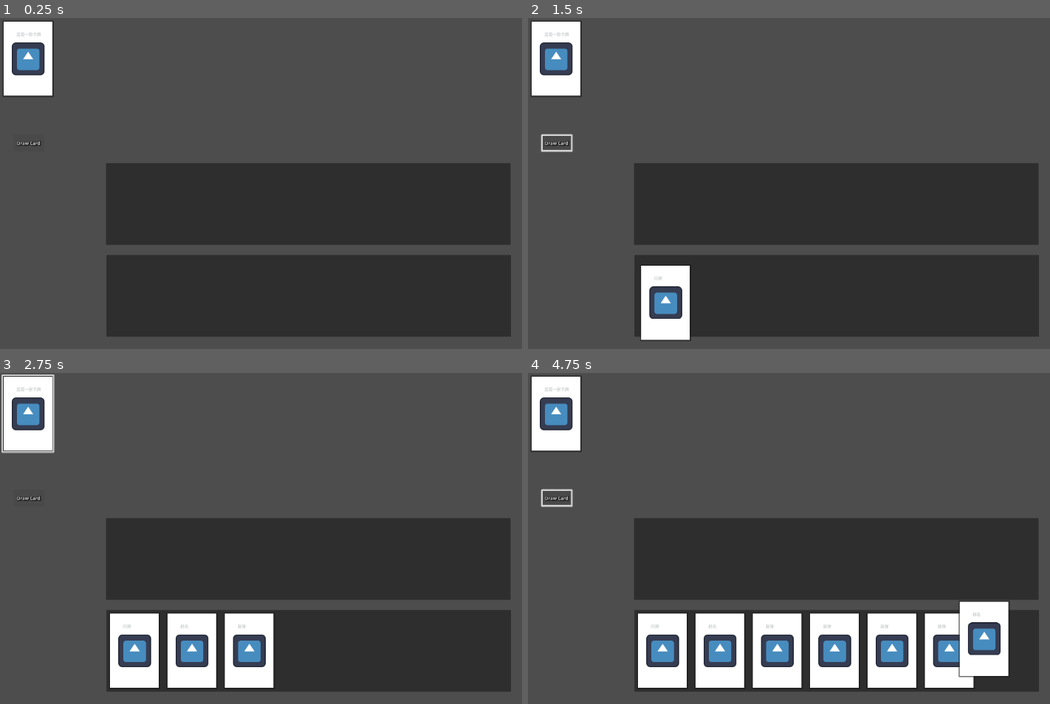
Above: before the commit, frames 1-4 (two rows, left to right).
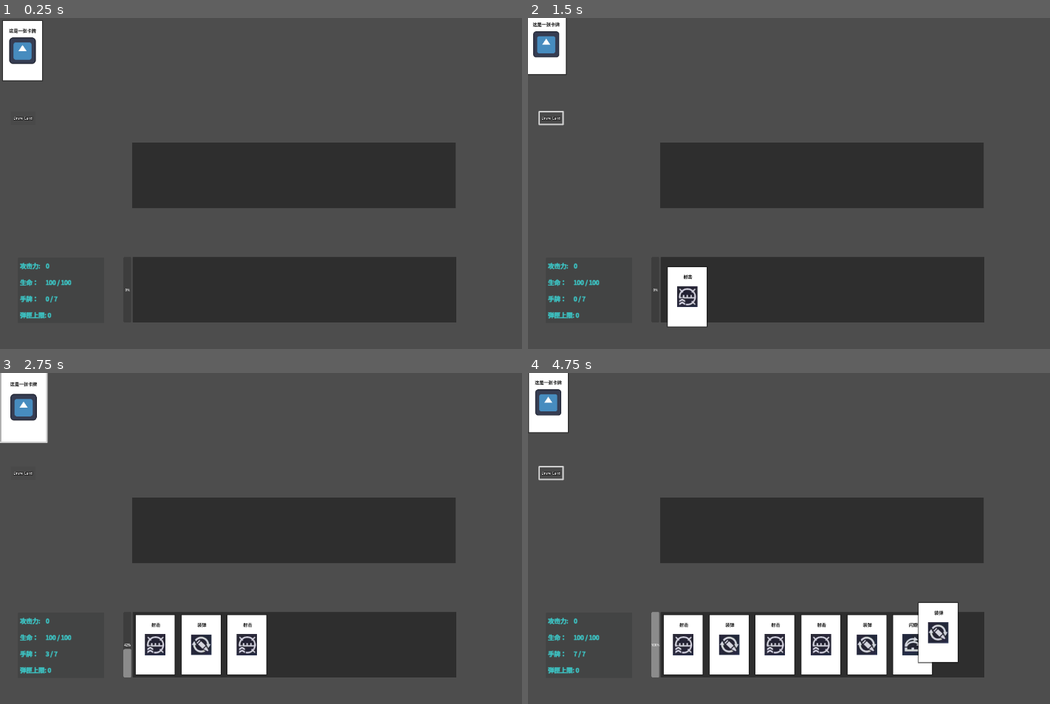
Above: after the commit, the same moments.

Repository: secondreich/Cards-of-Gun
Game: Godot game, scene res://main.tscn
The game is run twice, just before and just after one commit, with the same random seed, the same clock (stepped at 60 frames per second) and the same inputs. The engine's default icon, where the game draws it, is replaced by a stand-in: a white triangle on a blue panel in a dark square.
Inputs (mouse positions are in pixels of both pictures, inside the frame that each line leads up to; where the layout moved, square brackets give the same spot in the first picture):
- Up to frame 1 (0.25 s): no input
- Up to frame 2 (1.5 s): click (548, 51) [554, 57] at 0.5 s; click (548, 117) [559, 143] at 1.25 s
- Up to frame 3 (2.75 s): click (26, 412) at 2.02 s
- Up to frame 4 (4.75 s): click (548, 472) [559, 498] at 2.75 s; click (554, 412) at 3.52 s; click (548, 472) [559, 498] at 4.25 s

The runs differ from the first frame. In frame 1, 23% of the frame differs, in the area x 0-98%, y 0-97%; in frame 2, 25%; in frame 3, 26%; in frame 4, 32%.
Error before the commit: Invalid call. Nonexistent function 'add_card' in base 'Nil'. (res://Card/card.gd:57)
Error after the commit: Invalid call. Nonexistent function 'add_card' in base 'Nil'. (res://Card/card.gd:83)

Commit message:
更新可视化信息，卡牌选中变化

Diff:
--- a/Card/Card.tscn
+++ b/Card/Card.tscn
@@ -7,52 +7,51 @@
 [node name="Control" type="Control" node_paths=PackedStringArray("follow_target")]
 custom_minimum_size = Vector2(220, 320)
 layout_mode = 3
-anchor_right = 0.191
-anchor_bottom = 0.494
-offset_right = -0.0320129
-offset_bottom = -0.112
+anchor_right = 0.19097224
+anchor_bottom = 0.49382716
+offset_right = -1.5258789e-05
 grow_horizontal = 2
 grow_vertical = 2
 script = ExtResource("1_21rx5")
 follow_target = NodePath(".")
+metadata/_edit_use_anchors_ = true
 
 [node name="Control" type="Panel" parent="."]
 layout_mode = 1
 anchors_preset = -1
-anchor_right = 0.955
-anchor_bottom = 0.969
-offset_left = 10.0
-offset_top = 10.0
-offset_right = -0.0999756
-offset_bottom = -0.0799866
+anchor_left = 0.045454547
+anchor_top = 0.03125
+anchor_right = 0.9545455
+anchor_bottom = 0.96875
+metadata/_edit_use_anchors_ = true
 
 [node name="Card" type="ColorRect" parent="Control"]
 layout_mode = 1
 anchors_preset = -1
-anchor_left = -0.05
-anchor_top = -0.033
-anchor_right = 1.0
-anchor_bottom = 1.0
-offset_left = 15.0
-offset_top = 14.9
-offset_right = -4.99998
-offset_bottom = -5.0
+anchor_left = 0.024999993
+anchor_top = 0.016666668
+anchor_right = 0.9750001
+anchor_bottom = 0.98333335
 grow_horizontal = 2
 grow_vertical = 2
+metadata/_edit_use_anchors_ = true
 
 [node name="CardName" type="Label" parent="Control/Card"]
 layout_mode = 1
 anchors_preset = -1
-anchor_left = -0.074
-anchor_top = -0.051
-anchor_right = 1.028
-anchor_bottom = 1.013
-offset_left = 63.06
-offset_top = 50.79
-offset_right = -50.32
-offset_bottom = -234.77
-theme_override_colors/font_color = Color(0.156863, 0.235294, 0.25098, 0.235294)
-text = "这是一张卡牌"
+anchor_top = 0.10344828
+anchor_right = 1.0
+anchor_bottom = 0.21000001
+offset_left = 29.000008
+offset_right = -23.00003
+offset_bottom = 0.099998474
+theme_override_colors/font_color = Color(0, 0, 0, 0.8352941)
+theme_override_colors/font_shadow_color = Color(0, 0, 0, 0.1764706)
+theme_override_font_sizes/font_size = 22
+text = "这是一张卡牌 "
+horizontal_alignment = 1
+vertical_alignment = 1
+metadata/_edit_use_anchors_ = true
 
 [node name="CardImage" type="TextureRect" parent="Control/Card"]
 layout_mode = 1
@@ -64,21 +63,21 @@
 texture = ExtResource("1_dd2wi")
 expand_mode = 1
 stretch_mode = 3
+metadata/_edit_use_anchors_ = true
 
 [node name="Card Button" type="Button" parent="."]
 layout_mode = 1
 anchors_preset = -1
-anchor_left = 0.045
-anchor_top = 0.031
-anchor_right = 0.955
-anchor_bottom = 0.969
-offset_left = -1.9
-offset_top = -1.92
-offset_right = 0.900009
-offset_bottom = 0.920013
+anchor_left = 0.03636364
+anchor_top = 0.025
+anchor_right = 0.9590909
+anchor_bottom = 0.971875
 grow_vertical = 0
 theme = ExtResource("2_hael8")
+metadata/_edit_use_anchors_ = true
 
 [connection signal="button_down" from="Card Button" to="." method="_on_button_button_down"]
 [connection signal="button_up" from="Card Button" to="." method="_on_button_button_up"]
+[connection signal="mouse_entered" from="Card Button" to="." method="_on_mouse_entered"]
+[connection signal="mouse_exited" from="Card Button" to="." method="_on_mouse_exited"]
 [connection signal="pressed" from="Card Button" to="." method="_on_button_button_down"]
--- a/Card/card.gd
+++ b/Card/card.gd
@@ -2,7 +2,7 @@
 
 class_name card
 
-enum cardState{following, dragging}
+enum cardState{following, dragging, vfs}
 @export var cardCurrentState = cardState.following
 @export var follow_target : Node
 
@@ -10,21 +10,35 @@
 var damping = 0.25
 var stiffness = 500
 
-var whichDeckIn
+var whichDeckIn #检查卡组落点
+var dup #渲染
+var preDeck #之前的卡组
+var pickButton
 
-var preDeck
-var pickButton
+var original_size: Vector2
+var original_scale: Vector2
+var original_z_index: int
 
 @export var cardLabel : String
 @export var cardName : String
 @export var isPlurality: int
 @export var cardInfo : Dictionary
 
+@export var ZOOM_SCALE = 1.15  # 放大倍数
+@export var ZOOM_DURATION = 0.2  # 放大动画时长
+
+func _ready():
+	original_scale = scale
+	original_z_index = z_index
+	original_size =size
+
+
 func _process(delta: float) -> void:
 	match cardCurrentState:
 		cardState.dragging:
 			var target_position = get_global_mouse_position() - size/4
 			global_position = global_position.lerp(target_position, 0.4)
+			#z_index = original_z_index
 
 			var nodes = get_tree().get_nodes_in_group("卡组分组")
 			var mouse_position = get_global_mouse_position()
@@ -34,12 +48,23 @@
 
 		cardState.following:
 			if follow_target != null:
+				#z_index = original_z_index
 				var target_position = follow_target.global_position
 				var displacement = target_position - global_position
 				var force = displacement * stiffness
 				velocity += force * delta
 				velocity *= (1.0 - damping)
 				global_position += velocity * delta
+
+func _on_mouse_entered():
+	if self.size == original_size:
+		var tween = create_tween()
+		tween.tween_property(self, "size", self.size * ZOOM_SCALE, ZOOM_DURATION / 2)
+
+
+func _on_mouse_exited():
+	var tween = create_tween()
+	tween.tween_property(self, "size", self.size / ZOOM_SCALE, ZOOM_DURATION / 2)
 
 func _on_button_button_down() -> void:
 	#print("按钮按下，跟随目标", follow_target)
@@ -51,6 +76,7 @@
 func _on_button_button_up() -> void:
 	#print("按钮松开，跟随目标", follow_target)
 	cardCurrentState = cardState.following
+
 	if whichDeckIn != null:
 		whichDeckIn.add_card(self)
 	else:
@@ -68,6 +94,6 @@
 func drawCard():
 	#print("draw completed")
 	#pickButton = $Button
-	var imgPath = "res://icon.svg"
+	var imgPath = "res://image/"+ str(cardName)+".png"
 	$Control/Card/CardImage.texture = load(imgPath)
 	$Control/Card/CardName.text = cardInfo["display_name"]
--- /dev/null
+++ b/VFSLayer.tscn
@@ -0,0 +1,4 @@
+[gd_scene format=3 uid="uid://pkidsrk0q6m8"]
+
+[node name="VFSLayer" type="CanvasLayer"]
+layer = 20
--- a/main.gd
+++ b/main.gd
@@ -3,11 +3,16 @@
 @export var scene_1 : Node
 @export var scene_2 : Node
 
-@export var MaxHandCard : int
+@export var MaxHandCard = 7
 
 @export var siteItems : Dictionary
 
-func add_new_hand_card(cardName, cardDeck , caller = scene_1) -> Node:
+func _ready():
+	$HandCardPer.max_value = MaxHandCard
+	print("ready")
+	print($HandCardPer.max_value)
+
+func add_new_hand_card(cardName, cardDeck , _caller = scene_1) -> Node:
 	#print("发手牌：" + str(cardName))
 	var cardClass = BaseCard.infosDic[cardName]["card_label"]
 	#print("卡牌的类型是%s:"%cardClass)
@@ -36,6 +41,7 @@
 				if random_num < cumulative_weight:
 					selected_cards.append(c)
 					scene_1.card_total_num += 1
+
 					print(selected_cards)
 					#print("注入select数组")
 					break
@@ -46,10 +52,15 @@
 	for c in selected_cards:
 		await get_tree().create_timer(0.1,1).timeout
 		add_new_hand_card(c, scene_1)
-
+	update_data()
 
 func get_total_weight(card_dict):
 	var total_weight = 0
 	for weight in card_dict.values():
 		total_weight += weight
 	return total_weight
+
+
+func update_data() -> void:
+	$HandCardPer.value = scene_1.card_total_num
+	$PlayerProperty/PlayerHandCard.text = "手牌：     "+ str(scene_1.card_total_num) + " / " + str(MaxHandCard)
--- a/main.tscn
+++ b/main.tscn
@@ -1,9 +1,10 @@
-[gd_scene load_steps=6 format=3 uid="uid://2vbd0o2lue8e"]
+[gd_scene load_steps=7 format=3 uid="uid://2vbd0o2lue8e"]
 
 [ext_resource type="Script" uid="uid://c3kgk1vop3ws2" path="res://main.gd" id="1_1bvp3"]
 [ext_resource type="PackedScene" uid="uid://ojgbg6l2h2bt" path="res://Card/Card.tscn" id="1_ig7tw"]
 [ext_resource type="PackedScene" uid="uid://cauq2ubb5e1tj" path="res://cardBackground/cardBackground.tscn" id="2_0xm2m"]
 [ext_resource type="Theme" uid="uid://cnbfqosw6n3at" path="res://theme/card_theme.tres" id="3_h2yge"]
+[ext_resource type="LabelSettings" uid="uid://d4mii2ld825i4" path="res://theme/font.tres" id="5_lquwl"]
 
 [sub_resource type="LabelSettings" id="LabelSettings_h2yge"]
 font_size = 18
@@ -11,14 +12,13 @@
 shadow_color = Color(0.00392157, 0, 0, 0.615686)
 
 [node name="Main" type="Node2D" node_paths=PackedStringArray("scene_1")]
-scale = Vector2(0.5, 0.5)
+scale = Vector2(0.4, 0.4)
 script = ExtResource("1_1bvp3")
 scene_1 = NodePath("HandCards")
-MaxHandCard = 7
 siteItems = {
-"avoid": 50,
+"avoid": 30,
 "load": 100,
-"shoot": 100
+"shoot": 80
 }
 
 [node name="Control" type="Control" parent="."]
@@ -65,15 +65,82 @@
 label_settings = SubResource("LabelSettings_h2yge")
 
 [node name="HandCards" parent="." groups=["卡组分组"] instance=ExtResource("2_0xm2m")]
-offset_left = 416.0
-offset_top = 928.0
-offset_right = 1996.0
-offset_bottom = 1248.0
+offset_left = 647.5
+offset_top = 1170.0
+offset_right = 2227.5
+offset_bottom = 1490.0
 
 [node name="UsedCards" parent="." groups=["卡组分组"] instance=ExtResource("2_0xm2m")]
-offset_left = 414.0
-offset_top = 568.0
-offset_right = 1994.0
-offset_bottom = 888.0
+offset_left = 645.0
+offset_top = 610.0
+offset_right = 2225.0
+offset_bottom = 930.0
+
+[node name="HandCardPer" type="ProgressBar" parent="."]
+offset_left = 602.5
+offset_top = 1170.0
+offset_right = 640.5
+offset_bottom = 1490.0
+fill_mode = 3
+
+[node name="PlayerProperty" type="Panel" parent="."]
+modulate = Color(0.011764706, 0.12156863, 0.16470589, 0.49803922)
+self_modulate = Color(0.36862746, 0.36862746, 0.36862746, 0.4)
+offset_left = 87.5
+offset_top = 1172.5
+offset_right = 507.5
+offset_bottom = 1492.5
+
+[node name="PlayerAttack" type="Label" parent="PlayerProperty"]
+layout_mode = 0
+anchor_left = 0.023809526
+anchor_top = 0.031249985
+anchor_right = 0.97619045
+anchor_bottom = 0.21874997
+text = "攻击力:    0"
+label_settings = ExtResource("5_lquwl")
+vertical_alignment = 1
+metadata/_edit_use_anchors_ = true
+
+[node name="PlayerLife" type="Label" parent="PlayerProperty"]
+layout_mode = 0
+anchor_left = 0.023809524
+anchor_top = 0.25
+anchor_right = 0.97619045
+anchor_bottom = 0.4375
+offset_top = 10.0
+offset_bottom = 10.0
+text = "生命：     100 / 100"
+label_settings = ExtResource("5_lquwl")
+vertical_alignment = 1
+metadata/_edit_use_anchors_ = true
+
+[node name="PlayerHandCard" type="Label" parent="PlayerProperty"]
+layout_mode = 1
+anchors_preset = -1
+anchor_left = 0.023809524
+anchor_top = 0.46875
+anchor_right = 0.97619045
+anchor_bottom = 0.65625
+offset_top = 20.0
+offset_bottom = 20.0
+text = "手牌：     0 / 7"
+label_settings = ExtResource("5_lquwl")
+vertical_alignment = 1
+metadata/_edit_use_anchors_ = true
+
+[node name="PlayerAttack2" type="Label" parent="PlayerProperty"]
+layout_mode = 1
+anchors_preset = -1
+anchor_left = 0.023809526
+anchor_top = 0.031249985
+anchor_right = 0.97619045
+anchor_bottom = 0.21874997
+offset_top = 240.0
+offset_bottom = 240.0
+text = "弹匣上限: 0"
+label_settings = ExtResource("5_lquwl")
+vertical_alignment = 1
+metadata/_edit_use_anchors_ = true
 
 [connection signal="button_down" from="DrawCard/Button" to="." method="get_cards"]
--- a/project.godot
+++ b/project.godot
@@ -18,6 +18,7 @@
 [autoload]
 
 BaseCard="*res://assets/baseCard.gd"
+VfsLayer="*res://VFSLayer.tscn"
 
 [global_group]
 
--- a/theme/card_theme.tres
+++ b/theme/card_theme.tres
@@ -1,6 +1,7 @@
-[gd_resource type="Theme" load_steps=3 format=3 uid="uid://cnbfqosw6n3at"]
+[gd_resource type="Theme" load_steps=4 format=3 uid="uid://cnbfqosw6n3at"]
 
 [sub_resource type="StyleBoxFlat" id="StyleBoxFlat_sl4tm"]
+bg_color = Color(0.6, 0.6, 0.6, 0.2)
 draw_center = false
 border_width_left = 5
 border_width_top = 5
@@ -9,8 +10,13 @@
 border_color = Color(0.864675, 0.864675, 0.864675, 0.933333)
 
 [sub_resource type="StyleBoxFlat" id="StyleBoxFlat_qwm16"]
+bg_color = Color(0.6, 0.6, 0.6, 0.13725491)
 draw_center = false
+
+[sub_resource type="StyleBoxFlat" id="StyleBoxFlat_kfh6o"]
+bg_color = Color(0.55498606, 0.40043804, 0.71465313, 0.3882353)
 
 [resource]
 Button/styles/hover = SubResource("StyleBoxFlat_sl4tm")
 Button/styles/normal = SubResource("StyleBoxFlat_qwm16")
+Button/styles/pressed = SubResource("StyleBoxFlat_kfh6o")
--- /dev/null
+++ b/theme/font.tres
@@ -0,0 +1,20 @@
+[gd_resource type="LabelSettings" load_steps=2 format=3 uid="uid://d4mii2ld825i4"]
+
+[sub_resource type="FontFile" id="FontFile_1bvp3"]
+cache/0/30/0/ascent = 0.0
+cache/0/30/0/descent = 0.0
+cache/0/30/0/underline_position = 0.0
+cache/0/30/0/underline_thickness = 0.0
+cache/0/30/0/scale = 1.0
+cache/0/16/0/ascent = 0.0
+cache/0/16/0/descent = 0.0
+cache/0/16/0/underline_position = 0.0
+cache/0/16/0/underline_thickness = 0.0
+cache/0/16/0/scale = 1.0
+
+[resource]
+font = SubResource("FontFile_1bvp3")
+font_size = 30
+font_color = Color(18.892157, 18.892157, 18.892157, 1)
+outline_size = 8
+outline_color = Color(18.892157, 18.892157, 18.892157, 1)
Binary file added: image/avoid.png
Not shown, added: image/avoid.png.import
Binary file added: image/load.png
Not shown, added: image/load.png.import
Binary file added: image/shoot.png
Not shown, added: image/shoot.png.import
Not shown, added: design/~$临时设计案.docx
